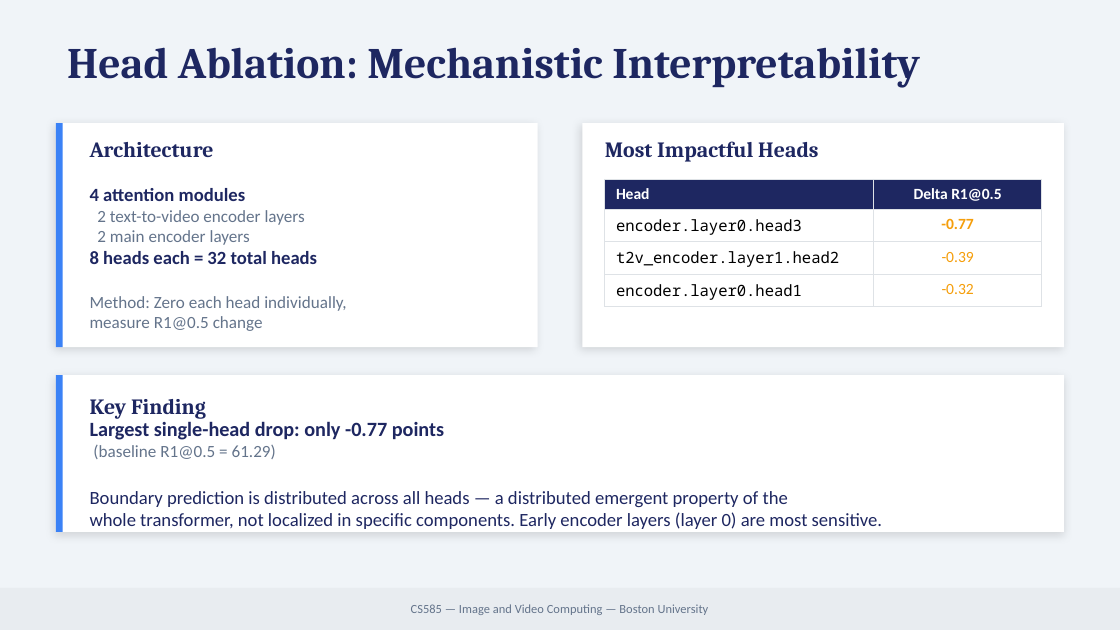
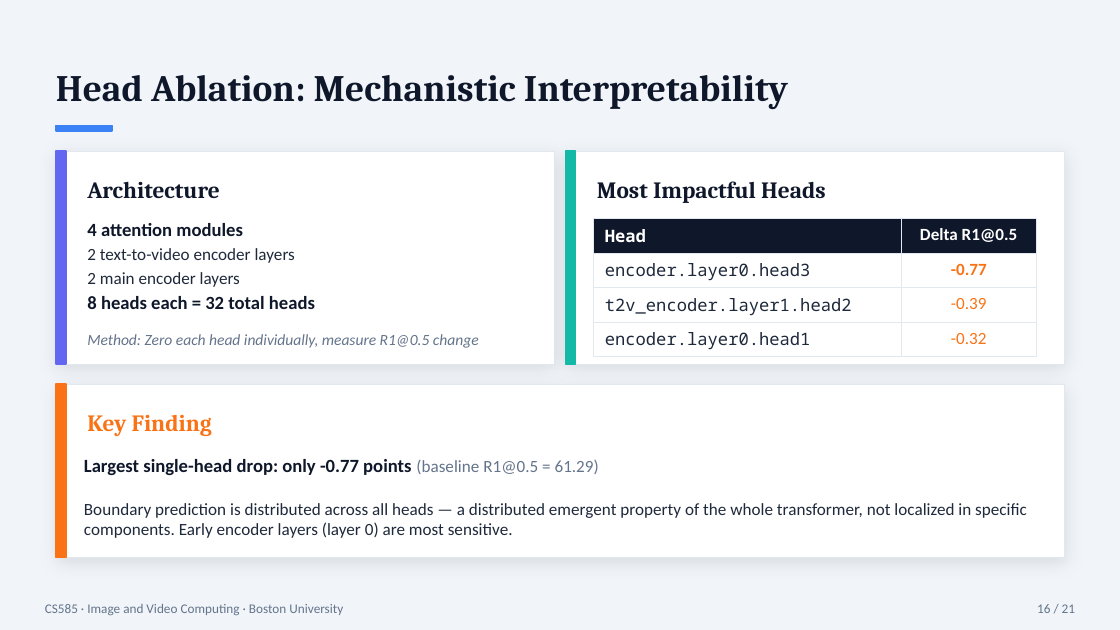
Before and after one commit to kuromi1kow/Interpretability-and-Failure-Analysis-for-Video-Moment-Retrieval, a slide deck: slide 16 of docs/VMR_Milestone3_Presentation.pptx (slide 10 before the commit). Drawn at 1120x630 pixels with LibreOffice and Linux fonts; fonts in the diff are those of the drawing. Boxes give left, top, right and bottom in pixels: in the first picture for what was removed or moved away, otherwise in the second. Text is boxed around its words. In the diff, an @@ line names an element or a change of style, - is before the commit and + after.

```diff
--- a/docs/VMR_Milestone3_Presentation.pptx
+++ b/docs/VMR_Milestone3_Presentation.pptx
@@ background #F0F4F8 to #F1F5F9 @@
@@ text "Head Ablation: Mechanistic Interpretability": place and size @@
-text "Head Ablation: Mechanistic Interpretability" at [67, 47, 920, 88]
+text "Head Ablation: Mechanistic Interpretability" at [56, 75, 788, 110]
@@ text "Head Ablation: Mechanistic Interpretability" at [56, 75, 788, 110]: size 28 to 24 pt, text colour #1E2761 to #0F172A @@
@@ rectangle added at [56, 125, 112, 131], fill #3B82F6, outline #3B82F6 1 pt @@
@@ outline none to #E2E8F0 0.5 pt; shadow changed in 3 elements at [56, 384, 1064, 558], [566, 151, 1064, 364], [56, 151, 554, 364] @@
@@ rectangle: place and size @@
-rectangle at [56, 123, 63, 347]
+rectangle at [56, 151, 66, 364]
@@ rectangle at [56, 151, 66, 364]: fill #3B82F6 to #6366F1; outline none to #6366F1 1 pt @@
@@ rectangle: place and size @@
-rectangle at [56, 123, 538, 347]
+rectangle at [56, 151, 554, 364]
@@ text "Architecture" at [87, 181, 220, 198]: size 14 to 15 pt, text colour #1E2761 to #0F172A @@
@@ text "Architecture": place and size @@
-text "Architecture" at [90, 142, 214, 157]
+text "Architecture" at [87, 181, 220, 198]
@@ rectangle: place and size @@
-rectangle at [582, 123, 1064, 347]
+rectangle at [566, 151, 1064, 364]
@@ rectangle added at [566, 151, 576, 364], fill #14B8A6, outline #14B8A6 1 pt @@
@@ text "Most Impactful Heads": place and size @@
-text "Most Impactful Heads" at [605, 141, 818, 162]
+text "Most Impactful Heads" at [597, 181, 826, 203]
@@ text "Most Impactful Heads" at [597, 181, 826, 203]: size 14 to 15 pt, text colour #1E2761 to #0F172A @@
@@ text "4 attention modules": place and size @@
-text "4 attention modules" at [90, 188, 346, 331]
+text "4 attention modules" at [87, 223, 315, 309]
@@ text "4 attention modules" at [87, 223, 315, 309]: text colour #1E2761 to #0F172A in "4 attention modules", "8 heads each = 32 total heads"; text colour #64748B to #1E293B in "2 text-to-video encoder layers", "2 main encoder layers"; more space between paragraphs; list level 1 to 2 in "2 text-to-video encoder layers"; list level 1 to 2 in "2 main encoder layers" @@
@@ table at [594, 218, 1036, 353] @@
@@ fill #1E2761 to #0F172A in row 1 @@
@@ fill none to #FFFFFF in 6 cells @@
@@ size 10 to 11 pt @@
@@ font Calibri to Noto Sans Mono in "Head" @@
@@ text colour #000000 to #1E293B in "encoder.layer0.head3", "t2v_encoder.layer1.head2", "encoder.layer0.head1" @@
@@ text colour #F59E0B to #F97316 in "-0.77", "-0.39", "-0.32" @@
@@ borders changed @@
@@ table: place and size @@
-table at [605, 179, 1042, 304]
+table at [594, 218, 1036, 353]
@@ text at [90, 296, 346, 331]: paragraphs removed @@
-Method: Zero each head individually,
-measure R1@0.5 change
@@ text added at [87, 334, 479, 348], 10 pt, text #64748B, italic @@
+Method: Zero each head individually, measure R1@0.5 change
@@ rectangle: place and size @@
-rectangle at [56, 375, 1064, 532]
+rectangle at [56, 384, 1064, 558]
@@ rectangle: place and size @@
-rectangle at [56, 375, 63, 532]
+rectangle at [56, 384, 66, 558]
@@ rectangle at [56, 384, 66, 558]: fill #3B82F6 to #F97316; outline none to #F97316 1 pt @@
@@ text "Key Finding": place and size @@
-text "Key Finding" at [90, 399, 206, 419]
+text "Key Finding" at [87, 415, 212, 436]
@@ text "Key Finding" at [87, 415, 212, 436]: size 14 to 15 pt, text colour #1E2761 to #F97316 @@
@@ text added at [84, 459, 599, 475], 12 pt, text #0F172A, bold @@
+Largest single-head drop: only -0.77 points (baseline R1@0.5 = 61.29)
@@ text at [84, 503, 1027, 538]: text changed; size 12 to 11 pt; text colour #1E2761 to #1E293B @@
-Largest single-head drop: only -0.77 points
-(baseline R1@0.5 = 61.29)
-Boundary prediction is distributed across all heads — a distributed emergent property of the
-whole transformer, not localized in specific components. Early encoder layers (layer 0) are most sensitive.
+Boundary prediction is distributed across all heads — a distributed emergent property of the whole transformer, not localized in specific components. Early encoder layers (layer 0) are most sensitive.
@@ text "CS585 · Image and Video ...": place and size @@
-text "CS585 · Image and Video ..." at [0, 588, 1120, 630]
+text "CS585 · Image and Video ..." at [45, 604, 343, 615]
@@ text "CS585 · Image and Video ..." at [45, 604, 343, 615]: fill #E8ECF0 to none @@
@@ text at [45, 604, 343, 615]: text changed; size 8 to 8.5 pt @@
-CS585 — Image and Video Computing — Boston University
+CS585 · Image and Video Computing · Boston University
@@ text added at [1037, 604, 1075, 613], 8.5 pt, text #64748B @@
+16 / 21
```
Also in this commit, not shown: 12 other slides changed, 8 slides added, 21 other files.
